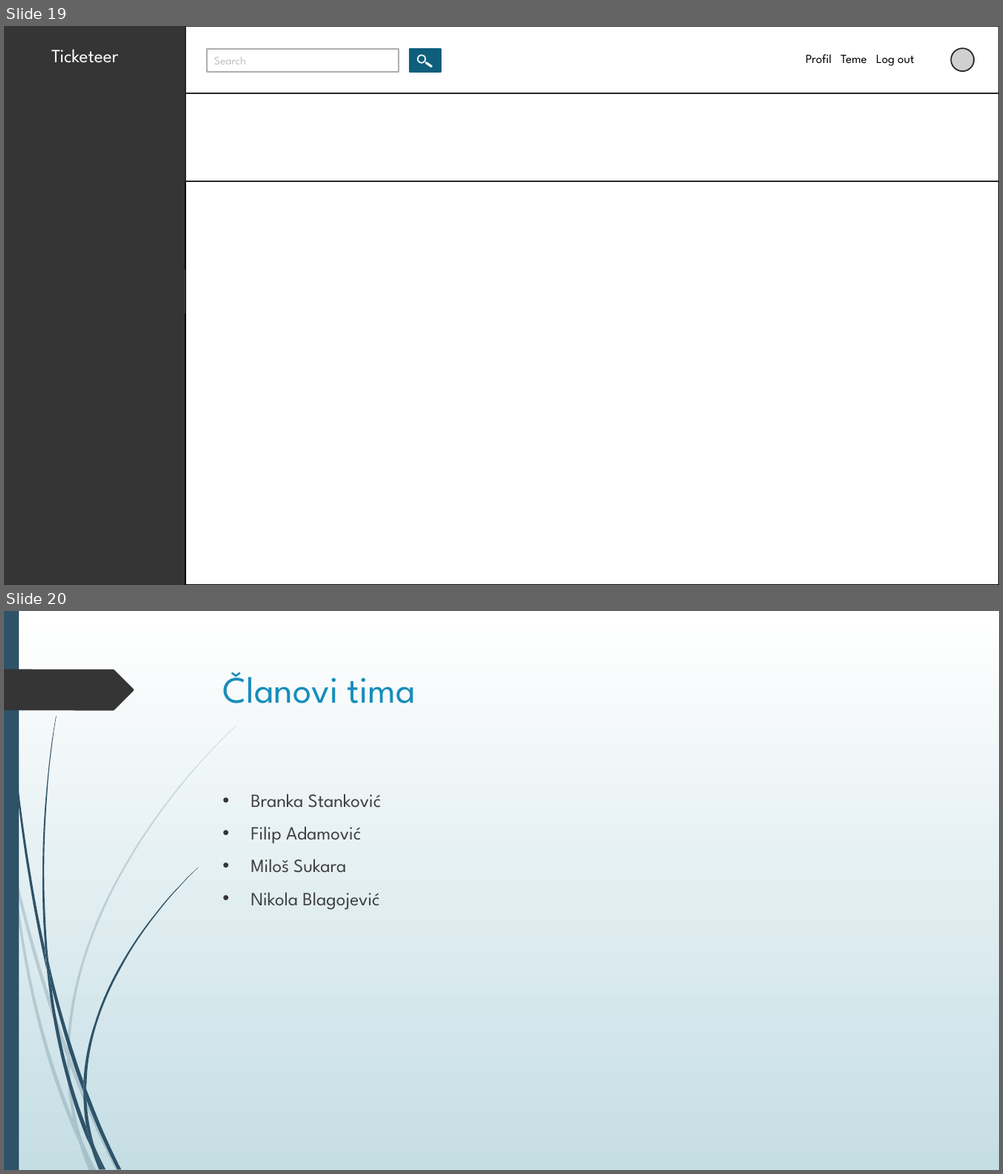
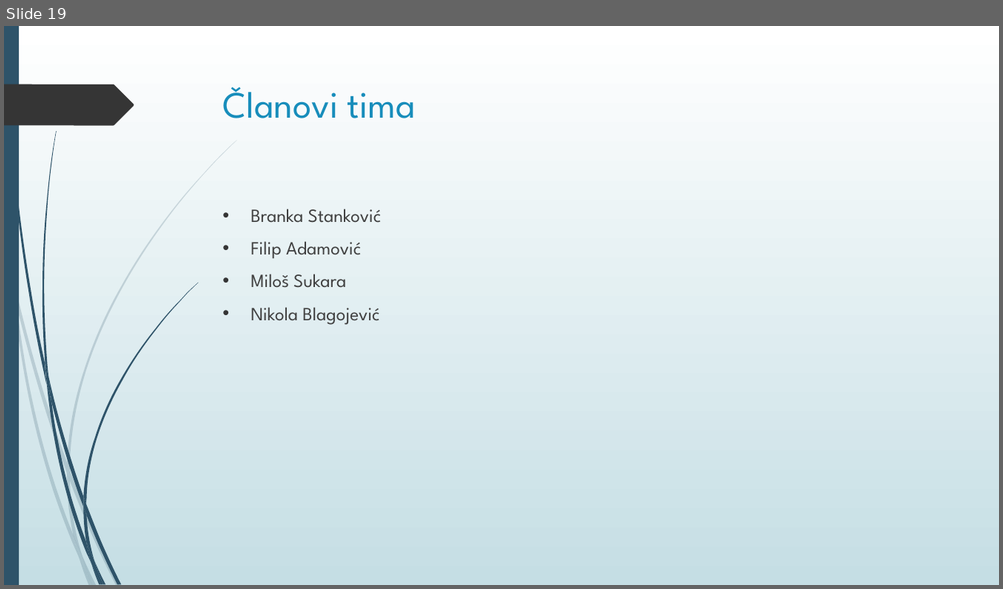
Before and after one commit to BNikola/ticketeer_old, a slide deck: Ticketeer.pptx. Shown one above the other, each under a label of ours: slides 19 and 20 before the commit, slide 19 after it. The pictures are 1003x1174 and 1003x589 pixels, drawn with LibreOffice and Linux fonts; fonts in the diff are those of the drawing; grey boxes stand for pictures. Boxes give left, top, right and bottom in pixels: in the first picture for what was removed or moved away, otherwise in the second. Text is boxed around its words. In the diff, an @@ line names an element or a change of style, - is before the commit and + after.

```diff
--- a/Ticketeer.pptx
+++ b/Ticketeer.pptx
@@ slide 19 removed at (4, 26, 999, 585), background gradient #FFFFFF to #C5DEE5; not listed: 14 template elements that a slide beside it also shows @@
@@ rectangle removed at (4, 26, 185, 585) @@
@@ rectangle removed at (185, 26, 999, 585) @@
@@ rectangle removed at (185, 26, 999, 94) @@
@@ text removed at (51, 49, 118, 63) @@
-Ticketeer
@@ rectangle removed at (207, 49, 398, 72) @@
-Search
@@ rectangle removed at (410, 49, 441, 72) @@
@@ ellipse removed at (418, 55, 425, 62) @@
@@ line removed from (427, 62) to (432, 66) @@
@@ text removed at (805, 54, 913, 66) @@
-Profil Teme Log out
@@ picture removed at (950, 48, 974, 72) @@
@@ rectangle removed at (4, 94, 185, 138) @@
@@ rectangle removed at (185, 94, 999, 182) @@
@@ rectangle removed at (4, 138, 185, 182) @@
@@ rectangle removed at (4, 182, 185, 226) @@
@@ rectangle removed at (185, 182, 999, 585) @@
@@ rectangle removed at (4, 226, 185, 270) @@
@@ rectangle removed at (4, 270, 185, 314) @@
@@ what was slide 20 is now slide 19 @@
```
Also in this commit, not shown: 6 slides changed, 3 slides added, 3 other slides removed, 22 other files.
